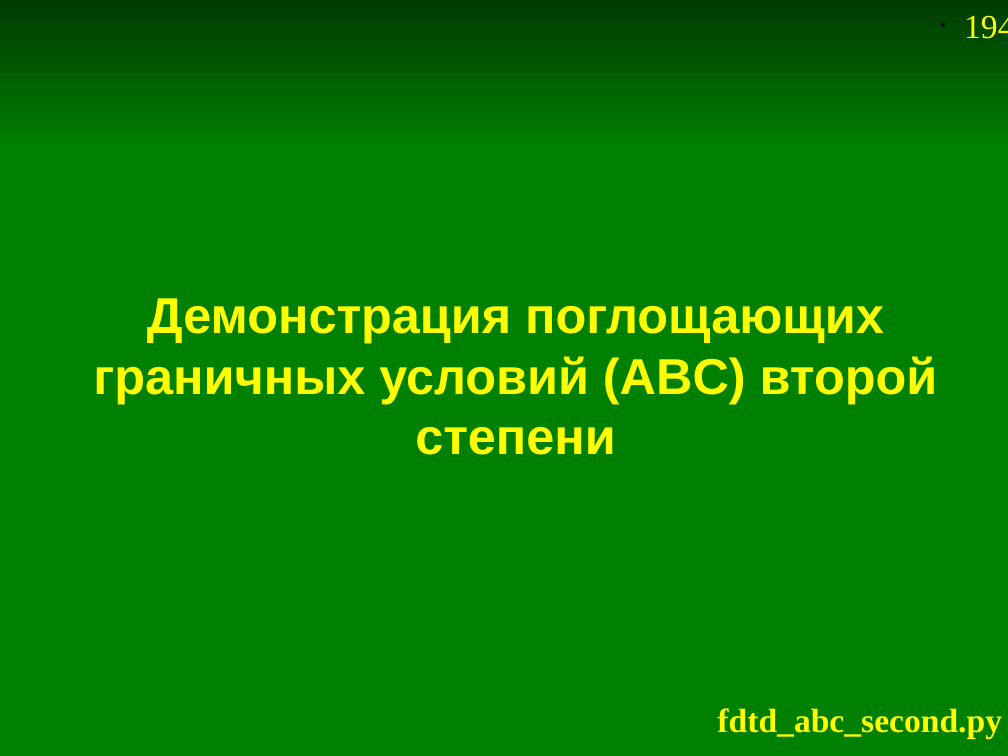
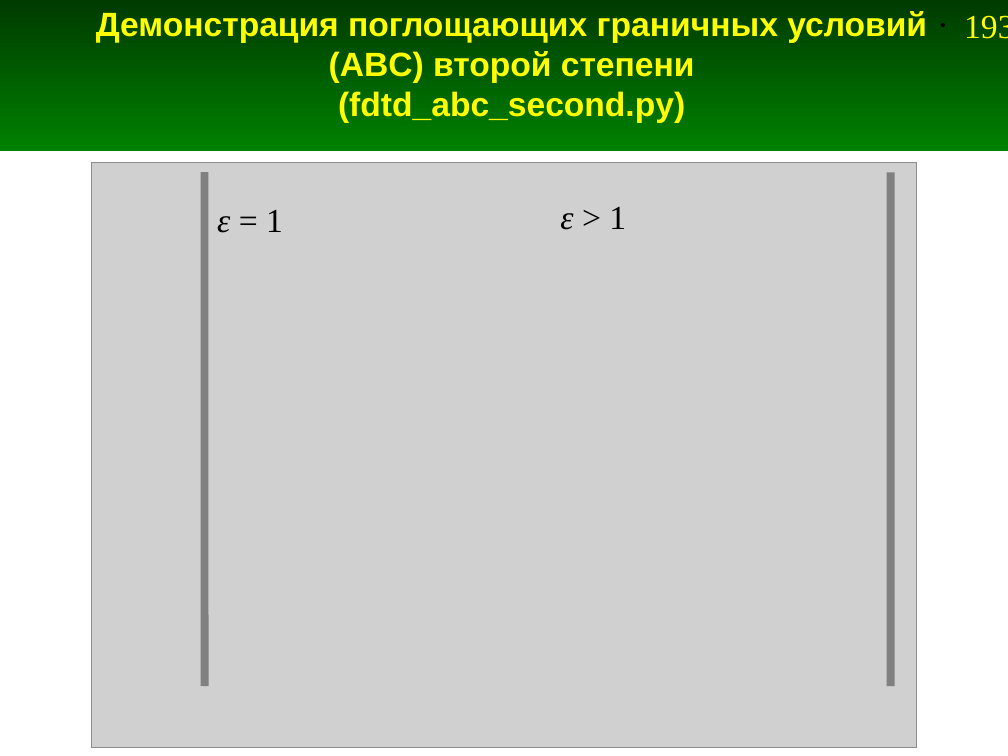
Before and after one commit to andris0147sv/modelling, a slide deck: slide 193 of presentations/2. FDTD.odp (slide 194 before the commit). Drawn at 1008x756 pixels with LibreOffice and Linux fonts; fonts in the diff are those of the drawing; grey boxes stand for pictures. Boxes give left, top, right and bottom in pixels: in the first picture for what was removed or moved away, otherwise in the second. Text is boxed around its words. In the diff, an @@ line names an element or a change of style, - is before the commit and + after.

```diff
--- a/presentations/2. FDTD.odp
+++ b/presentations/2. FDTD.odp
@@ title at bbox=[96, 11, 927, 123]: text changed; size 36 to 24 pt @@
-Демонстрация поглощающих граничных условий (ABC) второй степени
+Демонстрация поглощающих граничных условий (ABC) второй степени
+(fdtd_abc_second.py)
@@ page number at bbox=[964, 15, 1008, 39]: text changed @@
-• 194
+• 193
@@ rectangle removed at bbox=[0, 147, 1008, 756] @@
@@ picture added at bbox=[92, 162, 916, 748] @@
@@ line added from (205, 172) to (205, 686), #808080 5.67 pt @@
@@ line added from (891, 172) to (891, 686), #808080 5.67 pt @@
@@ text added at bbox=[560, 207, 626, 230], 24 pt, text #000000 @@
+ε > 1
@@ text added at bbox=[217, 210, 283, 233], 24 pt, text #000000 @@
+ε = 1
@@ text removed at bbox=[717, 708, 1002, 738] @@
-fdtd_abc_second.py
```
Also in this commit, not shown: 20 other slides changed, 2 slides added, 3 slides removed, 9 other files.
